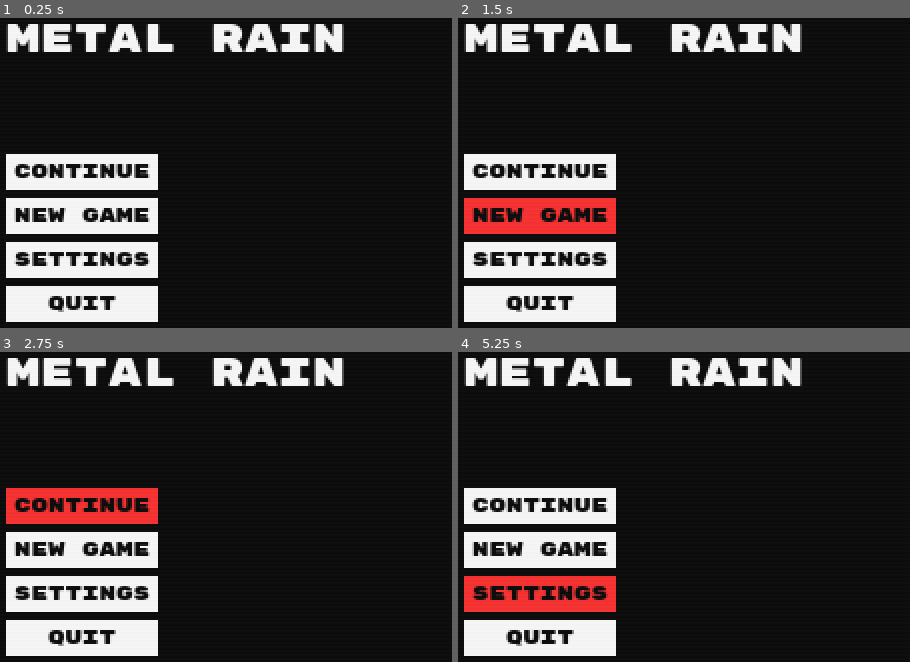
Above: before the commit, frames 1-4 (two rows, left to right).
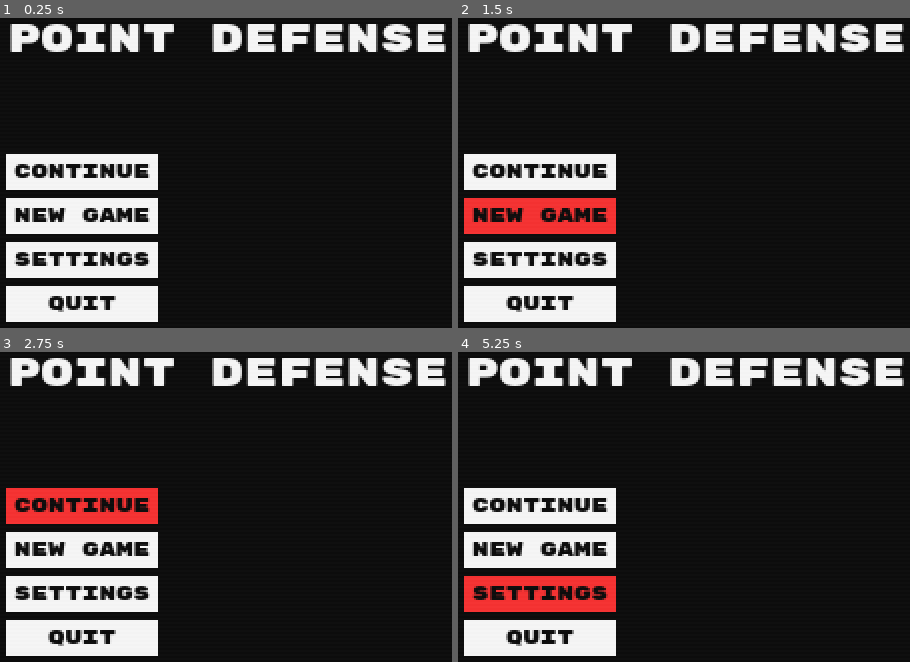
Above: after the commit, the same moments.

Repository: daredakke/metal-rain
Game: Godot game, scene res://scenes/game.tscn
Same seed, same stepped clock (60 frames per second), same inputs: the game is played once before the commit and once after it.
Inputs:
- Up to frame 1 (0.25 s): no input
- Up to frame 2 (1.5 s): click "NEW GAME" at 0.5 s; click "NEW GAME" at 1.25 s
- Up to frame 3 (2.75 s): click "CONTINUE" at 2 s
- Up to frame 4 (5.25 s): click "CONTINUE" at 2.75 s; click "CONTINUE" at 3.5 s; click "NEW GAME" at 4.25 s; click "SETTINGS" at 5 s

The runs differ from the first frame. In frame 1, 4.3% of the frame differs, in the area x 1-99%, y 1-11%; in frame 2, 4.3%; in frame 3, 4.3%; in frame 4, 4.3%.

Commit message:
Guns that point as the mouse cursor

Diff:
--- a/project.godot
+++ b/project.godot
@@ -49,6 +49,11 @@
 , Object(InputEventMouseButton,"resource_local_to_scene":false,"resource_name":"","device":-1,"window_id":0,"alt_presse …(244 unchanged characters)…
 ]
 }
+pause={
+"deadzone": 0.5,
+"events": [Object(InputEventKey,"resource_local_to_scene":false,"resource_name":"","device":-1,"window_id":0,"alt_pressed":false,"shift_pressed":false,"ctrl_pressed":false,"meta_pressed":false,"pressed":false,"keycode":0,"physical_keycode":4194305,"key_label":0,"unicode":0,"echo":false,"script":null)
+]
+}
 
 [rendering]
 
--- a/resources/custom.tres
+++ b/resources/custom.tres
@@ -17,6 +17,9 @@
 bg_color = Color(0.854902, 0.0823529, 0.0823529, 1)
 
 [sub_resource type="StyleBoxEmpty" id="StyleBoxEmpty_sjot1"]
+
+[sub_resource type="StyleBoxFlat" id="StyleBoxFlat_1syah"]
+bg_color = Color(0, 0, 0, 1)
 
 [resource]
 Button/colors/font_color = Color(0, 0, 0, 1)
@@ -39,3 +42,4 @@
 Label/font_sizes/font_size = 16
 Label/fonts/font = ExtResource("1_kxgdc")
 Label/styles/normal = SubResource("StyleBoxEmpty_sjot1")
+Panel/styles/panel = SubResource("StyleBoxFlat_1syah")
--- a/scenes/game.tscn
+++ b/scenes/game.tscn
@@ -21,7 +21,7 @@
 anchor_bottom = 1.0
 grow_horizontal = 2
 grow_vertical = 2
-color = Color(0, 0, 0, 1)
+color = Color(0.737255, 0, 0, 1)
 
 [node name="UI" type="CanvasLayer" parent="Camera"]
 
--- /dev/null
+++ b/scenes/gun.tscn
@@ -0,0 +1,24 @@
+[gd_scene load_steps=5 format=3 uid="uid://du22yoe4mfflm"]
+
+[ext_resource type="Script" path="res://scripts/gun.gd" id="1_5pexj"]
+[ext_resource type="Texture2D" uid="uid://cxhq1yxlrbhf3" path="res://assets/circle-white.png" id="1_cgclj"]
+[ext_resource type="Texture2D" uid="uid://c50yy162sjepq" path="res://assets/square-white-32.png" id="2_6v1v8"]
+
+[sub_resource type="CircleShape2D" id="CircleShape2D_v3hoh"]
+radius = 11.0
+
+[node name="Gun" type="Area2D"]
+script = ExtResource("1_5pexj")
+
+[node name="Body" type="Sprite2D" parent="."]
+scale = Vector2(0.15, 0.15)
+texture = ExtResource("1_cgclj")
+
+[node name="Barrel" type="Sprite2D" parent="."]
+position = Vector2(9.53674e-07, -9.53674e-07)
+scale = Vector2(0.59375, 0.09375)
+texture = ExtResource("2_6v1v8")
+offset = Vector2(16, 0)
+
+[node name="CollisionShape2D" type="CollisionShape2D" parent="."]
+shape = SubResource("CircleShape2D_v3hoh")
--- a/scenes/pause.tscn
+++ b/scenes/pause.tscn
@@ -11,6 +11,15 @@
 grow_vertical = 2
 mouse_filter = 2
 theme = ExtResource("1_1t543")
+
+[node name="Panel" type="Panel" parent="."]
+layout_mode = 1
+anchors_preset = 15
+anchor_right = 1.0
+anchor_bottom = 1.0
+grow_horizontal = 2
+grow_vertical = 2
+mouse_filter = 2
 
 [node name="Margin" type="MarginContainer" parent="."]
 layout_mode = 1
@@ -29,7 +38,7 @@
 layout_mode = 2
 size_flags_vertical = 0
 theme_override_font_sizes/font_size = 20
-text = "METAL RAIN"
+text = "POINT DEFENSE"
 
 [node name="ButtonsVBox" type="VBoxContainer" parent="Margin"]
 layout_mode = 2
--- a/scripts/game.gd
+++ b/scripts/game.gd
@@ -12,7 +12,7 @@
 const SHAKE_STRENGTH: float = 8.25
 const SHAKE_DECAY_RATE: float = 10
 
-
+var _game_started: bool = false
 var _game_paused: bool:
 	set(new_value):
 		_game_paused = new_value
@@ -46,6 +46,12 @@
 
 
 func _process(delta: float) -> void:
+	if not _game_started:
+		return
+
+	if Input.is_action_just_pressed("pause"):
+		_game_paused = !_game_paused
+
 	if Input.is_action_just_pressed("test_shake"):
 		_shake_screen(SHAKE_STRENGTH, SHAKE_SPEED)
 
@@ -56,6 +62,9 @@
 			_current_mode = 0
 
 		_resize_screen(_current_mode)
+
+	if _game_paused:
+		return
 
 	camera.offset = _screen_shake_decay(delta, SHAKE_DECAY_RATE)
 
--- /dev/null
+++ b/scripts/gun.gd
@@ -0,0 +1,7 @@
+class_name Gun
+extends Area2D
+
+
+func _process(delta: float) -> void:
+	look_at(get_global_mouse_position())
+	rotation = deg_to_rad(clampf(rotation_degrees, -160, -20))
Not shown, added: assets/circle-white.png.import
Binary file added: assets/square-white-32.png
Not shown, added: assets/square-white-32.png.import
Not shown: 1 places in resources/custom.tres that only renumber resources
